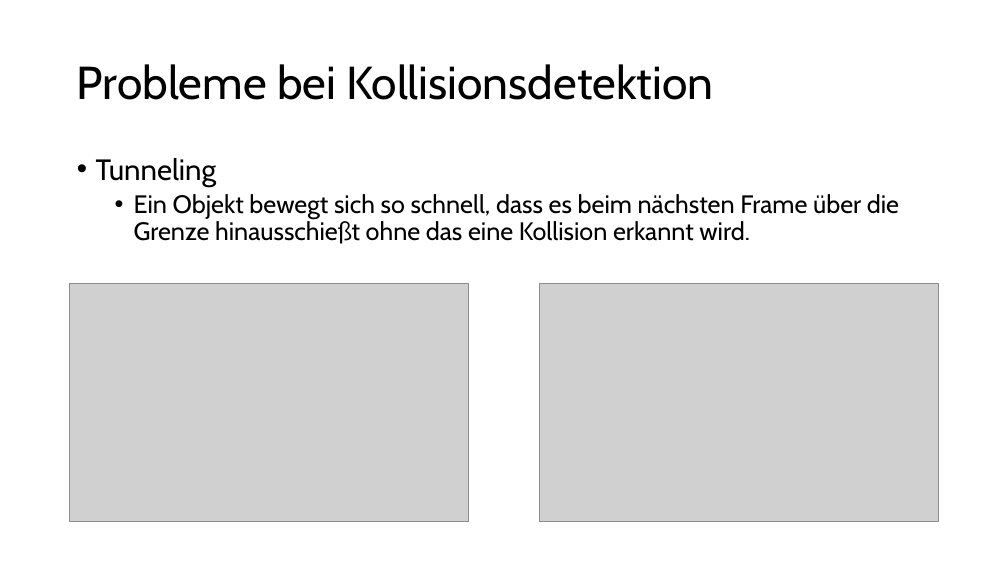
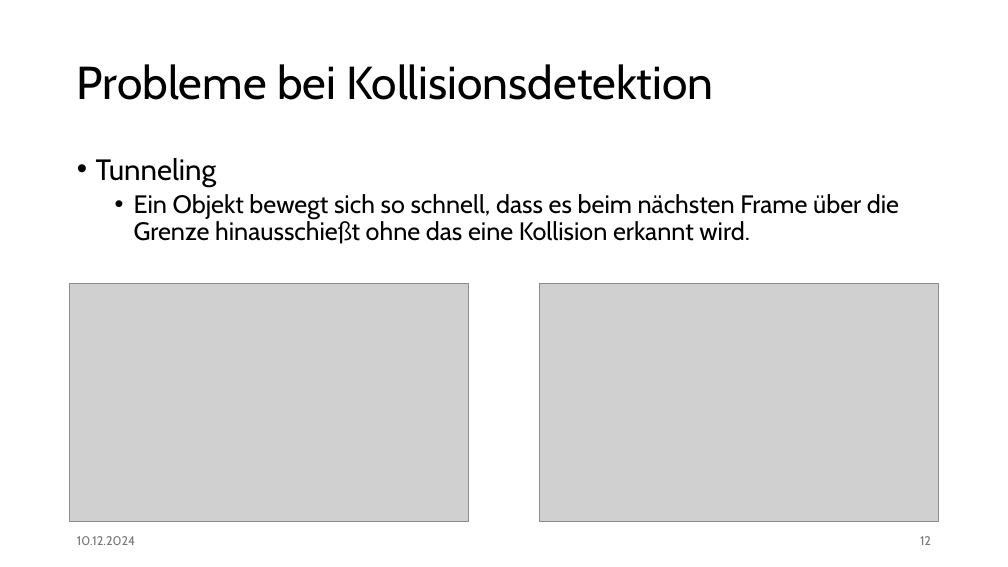
Before and after one commit to rippeddeadlift/Billard_SSDS, a slide deck: slide 12 of SSPS_11.12_sketch.pptx (slide 5 before the commit). Drawn at 1008x567 pixels with LibreOffice and Linux fonts; fonts in the diff are those of the drawing; grey boxes stand for pictures. Boxes give left, top, right and bottom in pixels: in the first picture for what was removed or moved away, otherwise in the second. Text is boxed around its words. In the diff, an @@ line names an element or a change of style, - is before the commit and + after.

```diff
--- a/SSPS_11.12_sketch.pptx
+++ b/SSPS_11.12_sketch.pptx
@@ text added at [77, 536, 135, 545], 12 pt, text #797979 @@
+10.12.2024
@@ page number added at [920, 536, 931, 545], 12 pt, text #797979 @@
+12
```
Also in this commit, not shown: 6 other slides changed, 6 slides added, 1 slide removed, 8 other files.
